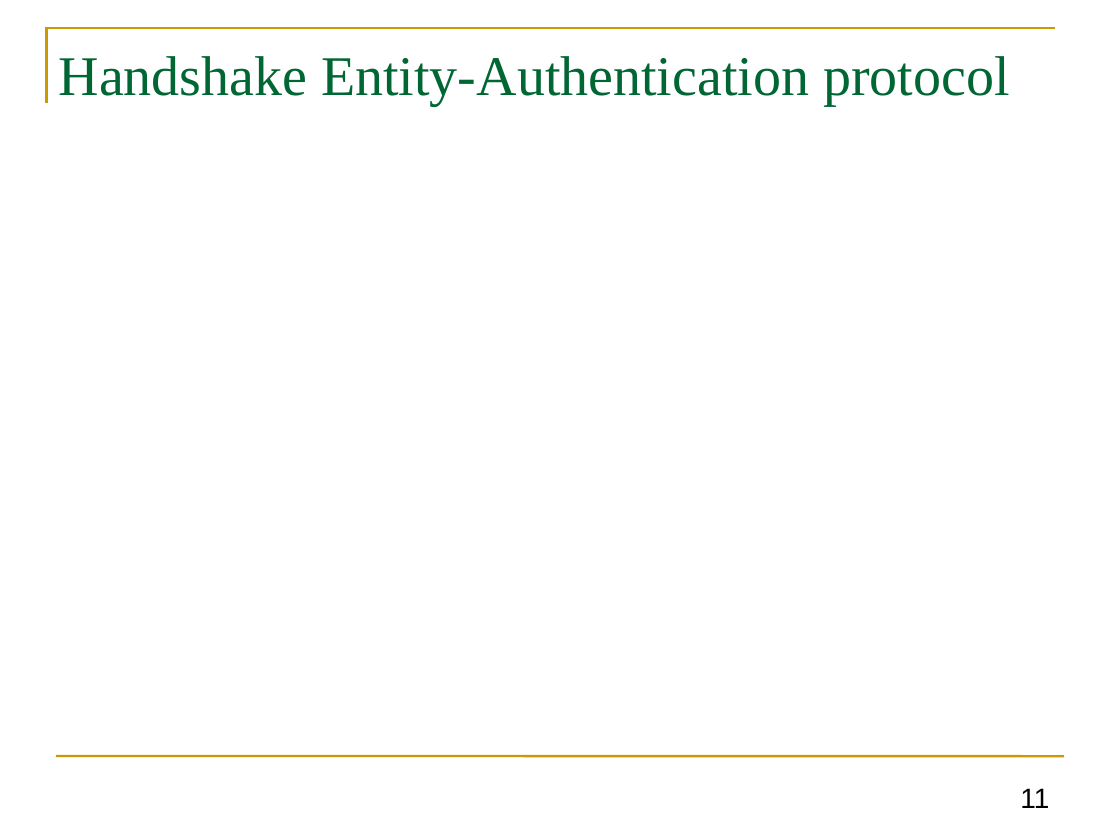
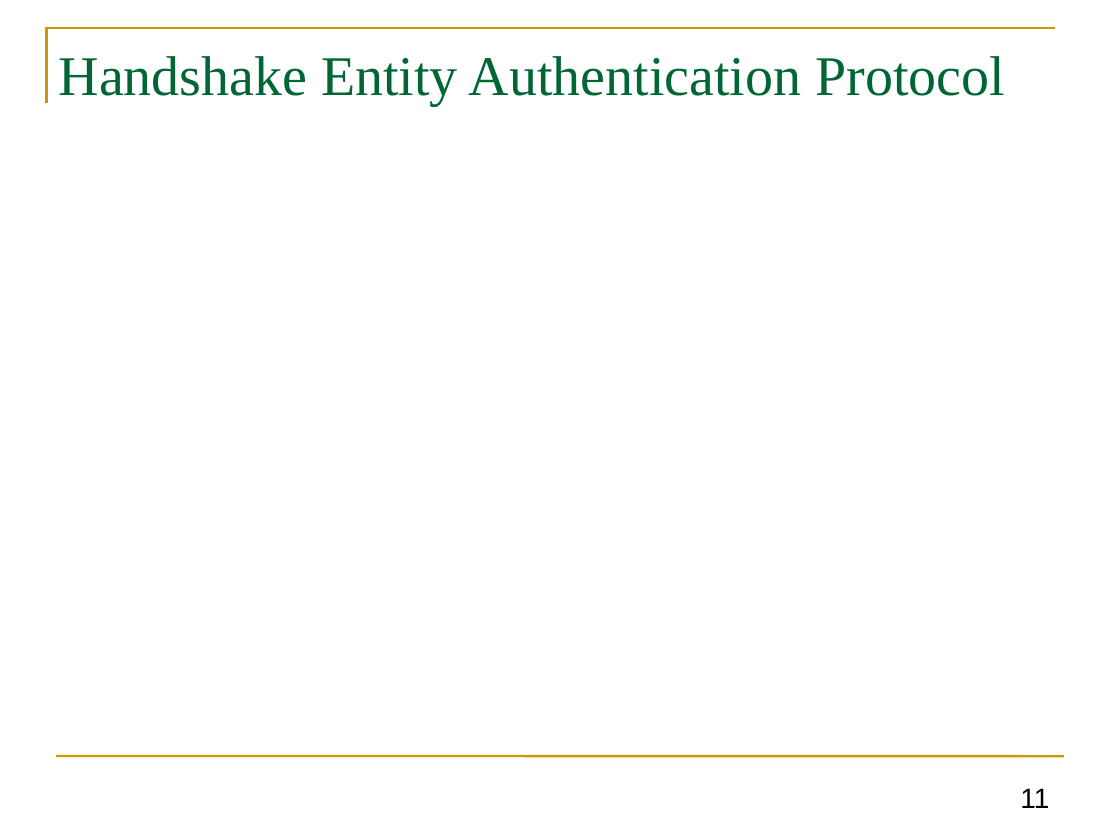
Before and after one commit to GhadaAlmashaqbeh/GhadaAlmashaqbeh.github.io, a slide deck: slide 11 of courses/cse3400-f2026/lecture8.pptx. Drawn at 1120x840 pixels with LibreOffice and Linux fonts; fonts in the diff are those of the drawing; grey boxes stand for pictures. Boxes give left, top, right and bottom in pixels: in the first picture for what was removed or moved away, otherwise in the second. Text is boxed around its words. In the diff, an @@ line names an element or a change of style, - is before the commit and + after.

```diff
--- a/courses/cse3400-f2026/lecture8.pptx
+++ b/courses/cse3400-f2026/lecture8.pptx
@@ title at (59, 56, 1005, 106): text changed @@
-Handshake Entity-Authentication protocol
+Handshake Entity Authentication Protocol
```
Also in this commit, not shown: 6 other slides changed, 15 other files.
